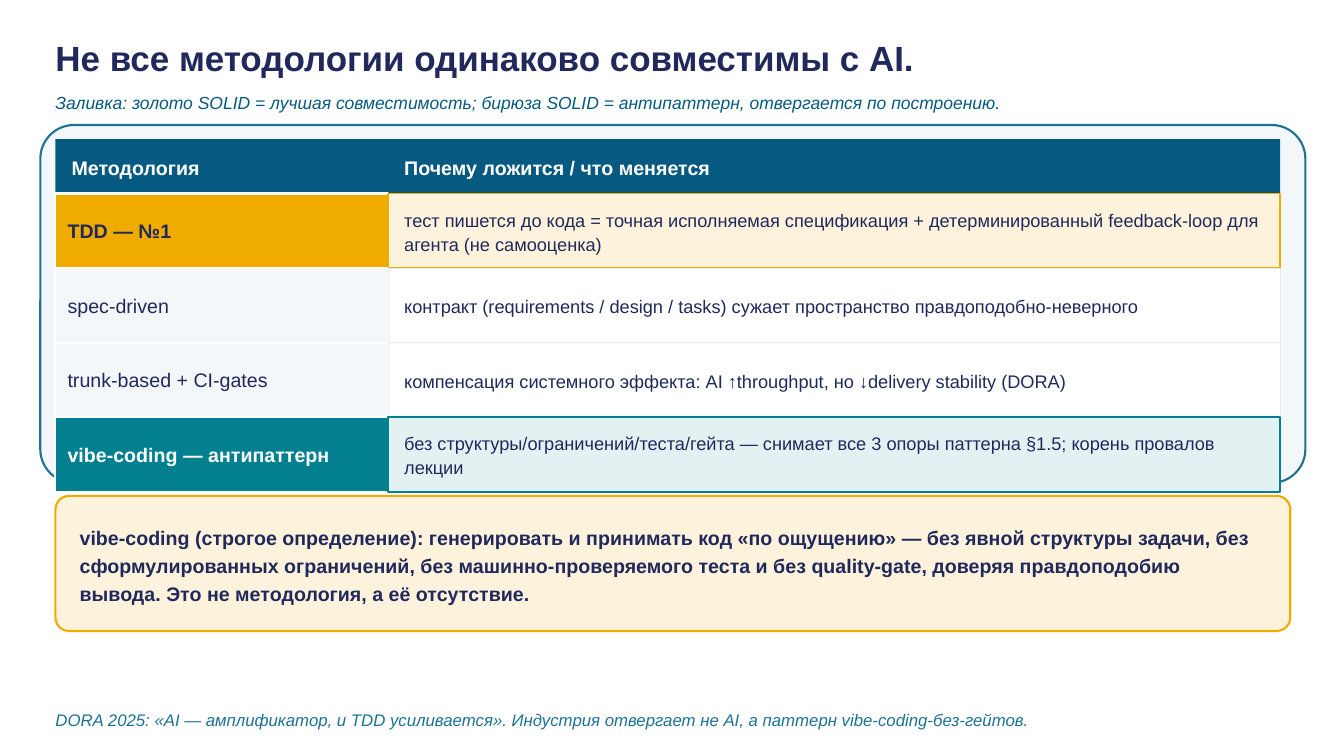
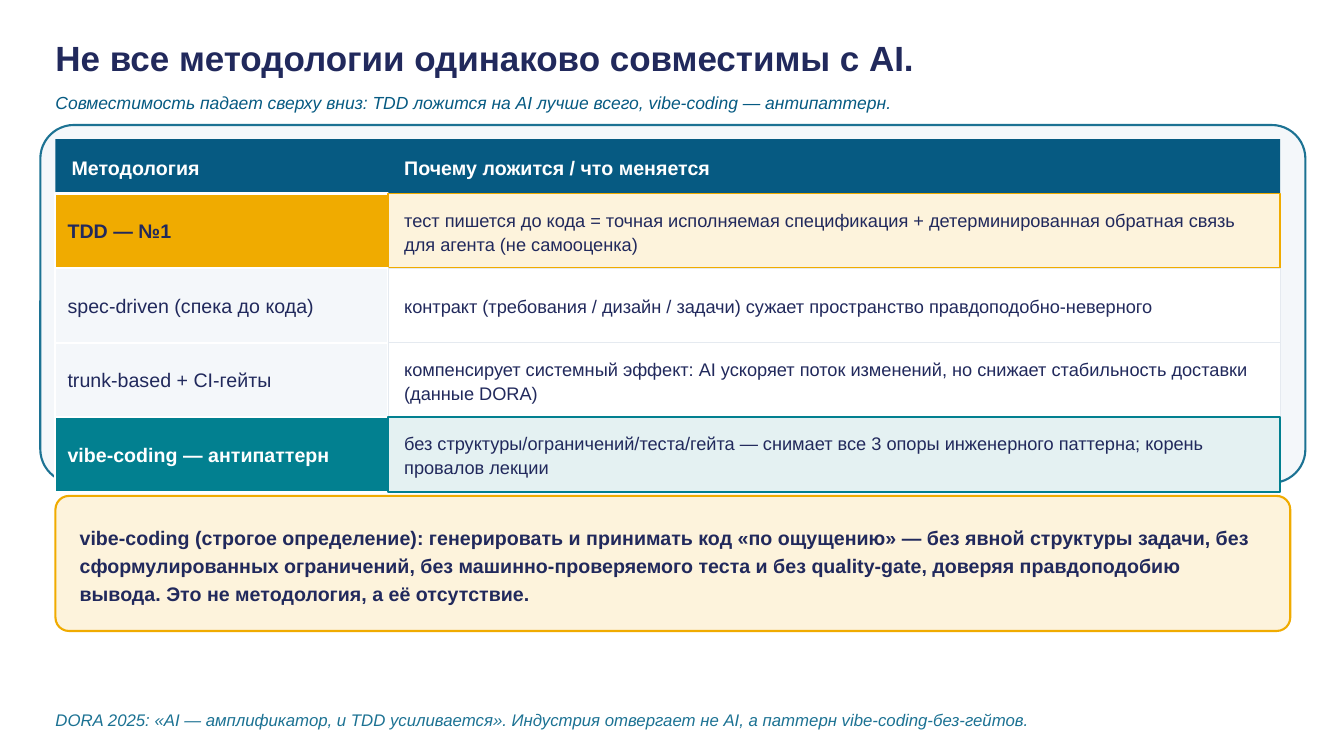
Before and after one commit to tellina-study/AI-usage-lessons, a slide deck: slide 25 of library/lectures/lec-04/rendered/lec-04.pptx. Drawn at 1344x756 pixels with LibreOffice and Linux fonts; fonts in the diff are those of the drawing. Boxes give left, top, right and bottom in pixels: in the first picture for what was removed or moved away, otherwise in the second. Text is boxed around its words. In the diff, an @@ line names an element or a change of style, - is before the commit and + after.

```diff
--- a/library/lectures/lec-04/rendered/lec-04.pptx
+++ b/library/lectures/lec-04/rendered/lec-04.pptx
@@ text at [55,96,891,113]: text changed @@
-Заливка: золото SOLID = лучшая совместимость; бирюза SOLID = антипаттерн, отвергается по построению.
+Совместимость падает сверху вниз: TDD ложится на AI лучше всего, vibe-coding — антипаттерн.
@@ text at [404,213,1235,255]: text changed @@
-тест пишется до кода = точная исполняемая спецификация + детерминированный feedback-loop для агента (не самооценка)
+тест пишется до кода = точная исполняемая спецификация + детерминированная обратная связь для агента (не самооценка)
@@ text at [68,298,314,317]: text changed @@
-spec-driven
+spec-driven (спека до кода)
@@ text at [404,299,1152,317]: text changed @@
-контракт (requirements / design / tasks) сужает пространство правдоподобно-неверного
+контракт (требования / дизайн / задачи) сужает пространство правдоподобно-неверного
@@ text at [68,372,272,387]: text changed @@
-trunk-based + CI-gates
+trunk-based + CI-гейты
@@ text at [404,362,1248,404]: text changed @@
-компенсация системного эффекта: AI ↑throughput, но ↓delivery stability (DORA)
+компенсирует системный эффект: AI ускоряет поток изменений, но снижает стабильность доставки (данные DORA)
@@ text at [404,436,1203,478]: text changed @@
-без структуры/ограничений/теста/гейта — снимает все 3 опоры паттерна §1.5; корень провалов лекции
+без структуры/ограничений/теста/гейта — снимает все 3 опоры инженерного паттерна; корень провалов лекции
```
Also in this commit, not shown: 23 other slides changed, 2 slides added, 2 slides removed, 9 other files.
